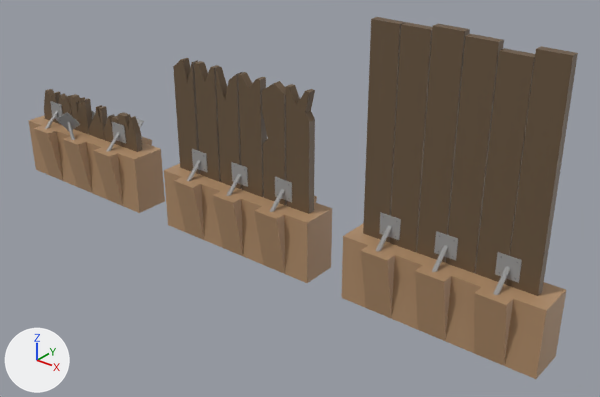
What one commit did to the FBX model Assets/Models/Environment/FBX/Barricate (again).fbx.
The view is the same before and after, from a 50 mm camera at (4.25, -8.73, 6.22) aimed at (-2.55, -0.23, 0.95). Arrows for +X, +Y and +Z are at lower left; the lights stay in place.

Names of what the first picture shows: 'Assi distrutte', 'Assi intere', 'Assi rotte', 'Base  rotta', 'Base distrutta', 'Base intera'.
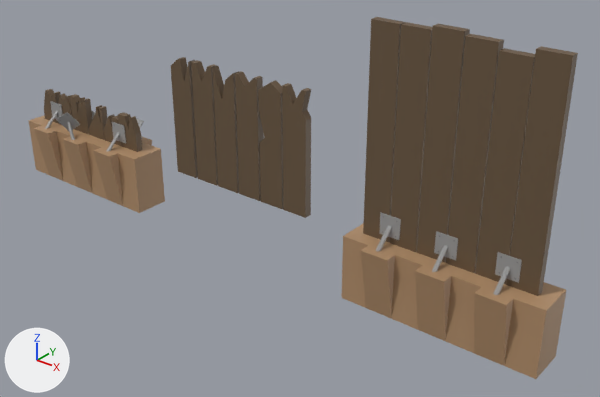
Where the newer file only moved an object's origin or applied its transform, the numbers keep the older frame.

Location of each change, (x1, y1, x2, y2) in pixels of the pictures (600 x 397 px):
'Assi rotte', moved: before (173, 58, 315, 214); after (171, 57, 311, 218)
'Base  rotta', deleted (brown): before (164, 149, 332, 283)
    faces in mat_legno (brown #b18d6a): (164, 163, 332, 283)
    faces in mat_grigio (grey #999999): (187, 149, 292, 212)

What the commit changed:
me_cube_022 has 90 vertices, 57 faces and spans x -0.26..2.33, y -0.12..0.0, z -0.94..0.94.
me_cube_022 is used by ob_assi_rotte; location (-4.53, -0.35, 1.76).
me_cube_022 part 1: the whole mesh is moved by (-1.11, 0.07, 1.83).
Object 'Assi rotte' (ob_assi_rotte) moves from (-4.53, -0.35, 1.76) to (-3.48, -0.42, -0.07).
Object 'Base  rotta' (ob_base__rotta) is deleted.
